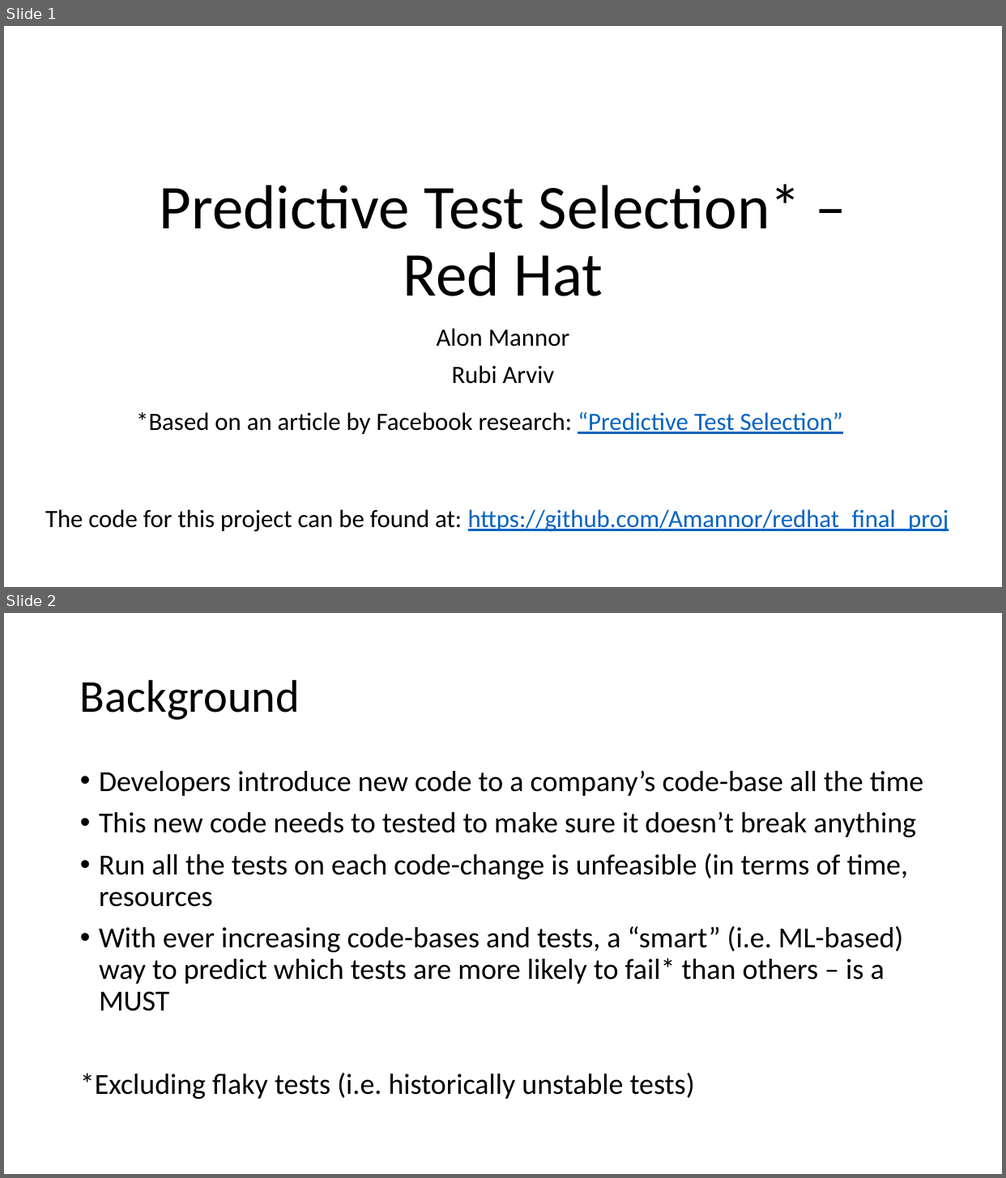
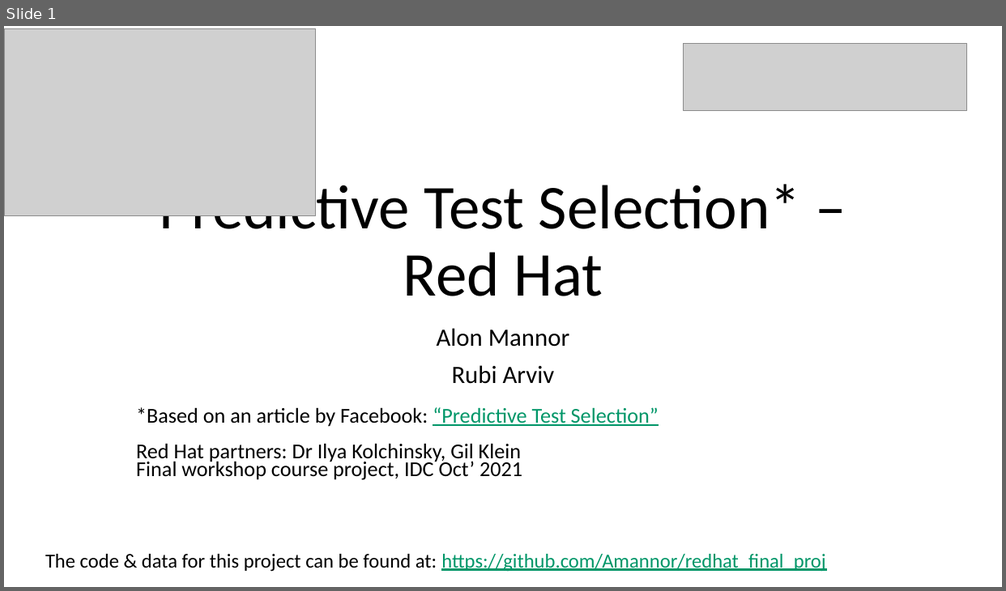
Before and after one commit to Amannor/redhat_final_proj, a slide deck: presentation/Demo_day_redhat_alon_rubi.pptx. Shown one above the other, each under a label of ours: slides 1 and 2 before the commit, slide 1 after it. The pictures are 1006x1178 and 1006x591 pixels, drawn with LibreOffice and Linux fonts; fonts in the diff are those of the drawing; grey boxes stand for pictures. Boxes give left, top, right and bottom in pixels: in the first picture for what was removed or moved away, otherwise in the second. Text is boxed around its words. In the diff, an @@ line names an element or a change of style, - is before the commit and + after.

```diff
--- a/presentation/Demo_day_redhat_alon_rubi.pptx
+++ b/presentation/Demo_day_redhat_alon_rubi.pptx
@@ slide 2 removed at (4, 613, 1002, 1174), background #FFFFFF @@
@@ title removed at (80, 679, 300, 720) @@
-Background
@@ text removed at (80, 770, 924, 1099) @@
-• Developers introduce new code to a company’s code-base all the time
-• This new code needs to tested to make sure it doesn’t break anything
-• Run all the tests on each code-change is unfeasible (in terms of time, resources
-• With ever increasing code-bases and tests, a “smart” (i.e. ML-based) way to predict which tests are more likely to fail* than others – is a MUST
-*Excluding flaky tests (i.e. historically unstable tests)
@@ slide 1 changed as well @@
@@ picture added at (4, 29, 316, 216) @@
@@ picture added at (684, 43, 967, 110) @@
@@ title "Predictive Test Selection* – Red ..." rewrapped from (159, 184, 801, 297) to (159, 177, 801, 297) @@
@@ text at (136, 408, 658, 480): text changed; size 24 to 20.4 pt @@
-*Based on an article by Facebook research: “Predictive Test Selection”
+*Based on an article by Facebook: “Predictive Test Selection”
+Red Hat partners: Dr Ilya Kolchinsky, Gil Klein
+Final workshop course project, IDC Oct’ 2021
@@ text at (45, 554, 825, 572): text changed; size 24 to 19.2 pt; text colour #0563C1 to #009668 @@
-The code for this project can be found at: https://github.com/Amannor/redhat_final_proj
+The code & data for this project can be found at: https://github.com/Amannor/redhat_final_proj
```
Also in this commit, not shown: 4 other slides changed, 10 slides added, 4 other slides removed.
